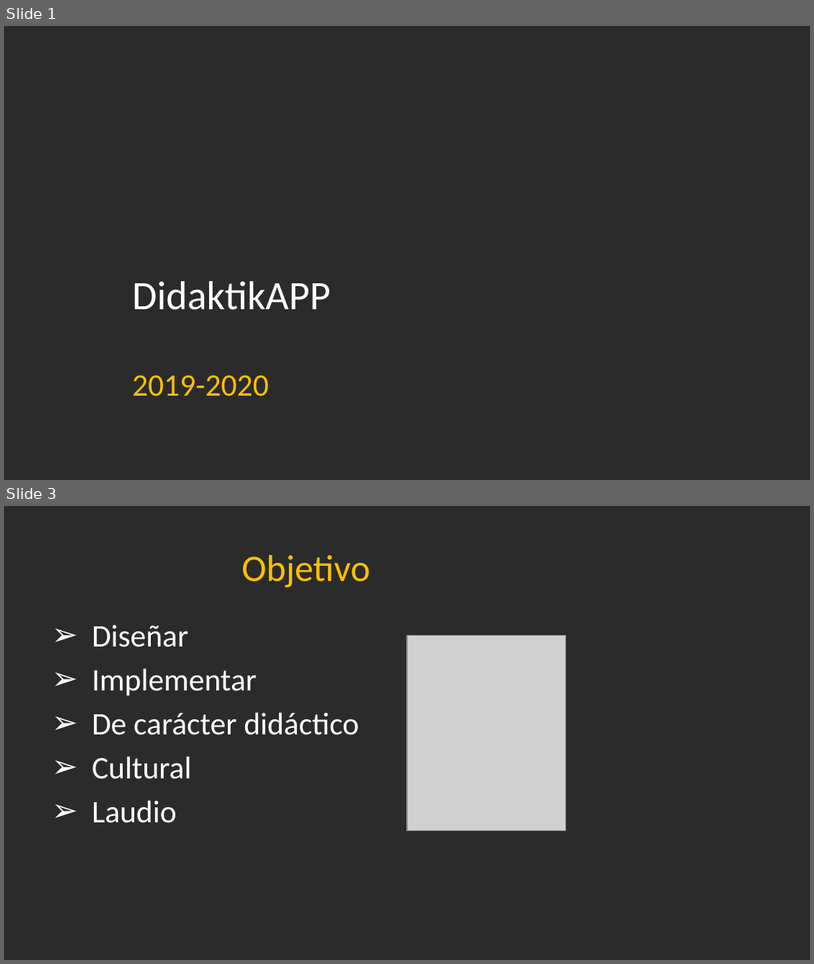
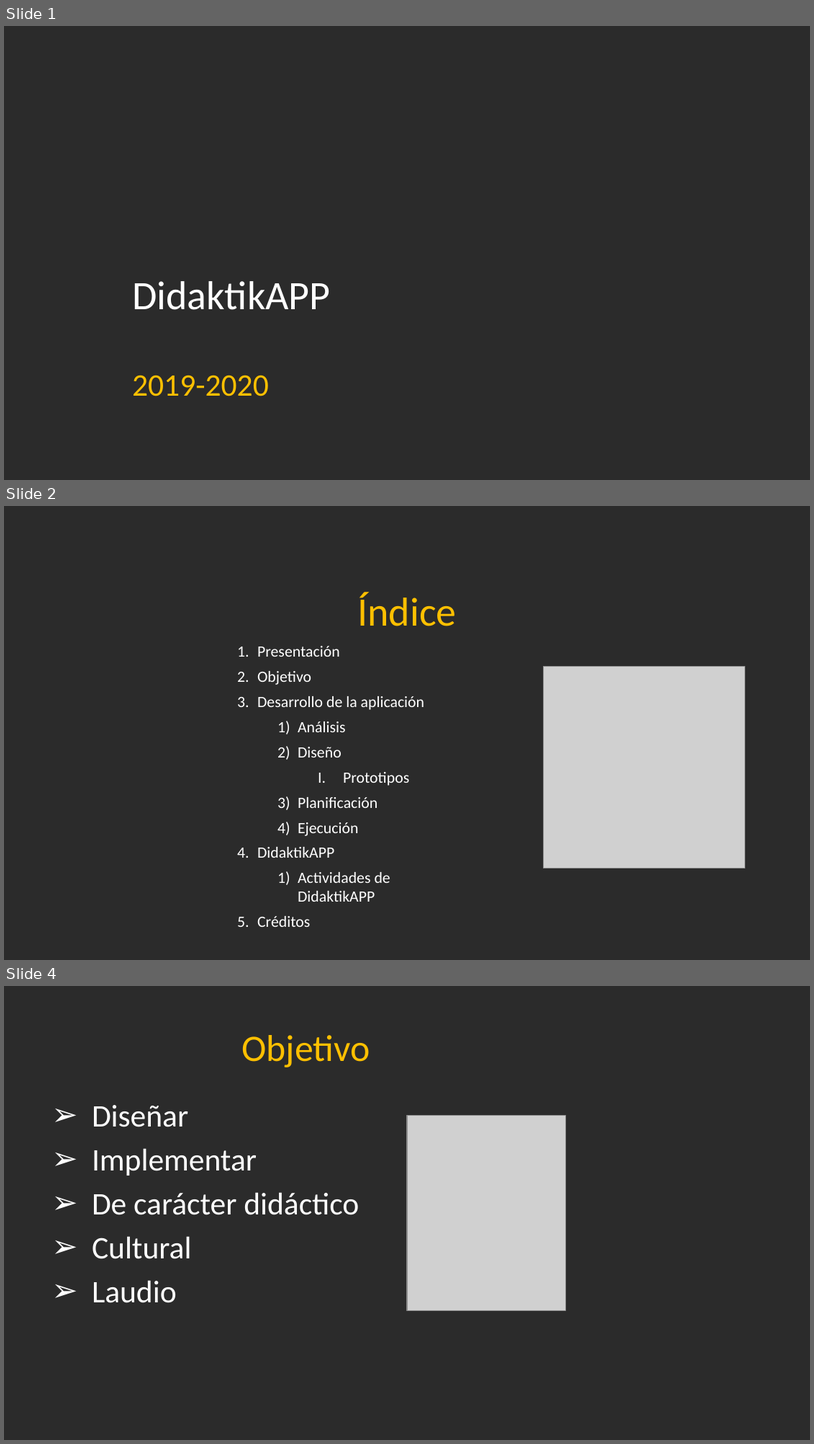
Before and after one commit to Jandycon/PROYECTOAPP, a slide deck: DidaktikApp.pptx. Shown one above the other, each under a label of ours: slides 1 and 3 before the commit, slides 1, 2 and 4 after it; the slides between them are not shown. The pictures are 814x964 and 814x1444 pixels, drawn with LibreOffice and Linux fonts; fonts in the diff are those of the drawing; grey boxes stand for pictures; background and template pictures are left out; a plain dark background stands for a picture behind light text. Boxes give left, top, right and bottom in pixels: in the first picture for what was removed or moved away, otherwise in the second. Text is boxed around its words. In the diff, an @@ line names an element or a change of style, - is before the commit and + after.

```diff
--- a/DidaktikApp.pptx
+++ b/DidaktikApp.pptx
@@ slide 2 added at (4,506,810,960), background picture (left out) @@
@@ text added at (358,592,456,626), 36 pt, text #FFC000 @@
+Índice
@@ text added at (257,646,425,926), 14 pt, text #FFFFFF @@
+1. Presentación
+2. Objetivo
+3. Desarrollo de la aplicación
+  1) Análisis
+  2) Diseño
+    I. Prototipos
+  3) Planificación
+  4) Ejecución
+4. DidaktikAPP
+  1) Actividades de DidaktikAPP
+5. Créditos
@@ picture added at (543,667,745,868) @@
@@ what was slide 3 is now slide 4 @@
```
Also in this commit, not shown: 1 slide changed.
